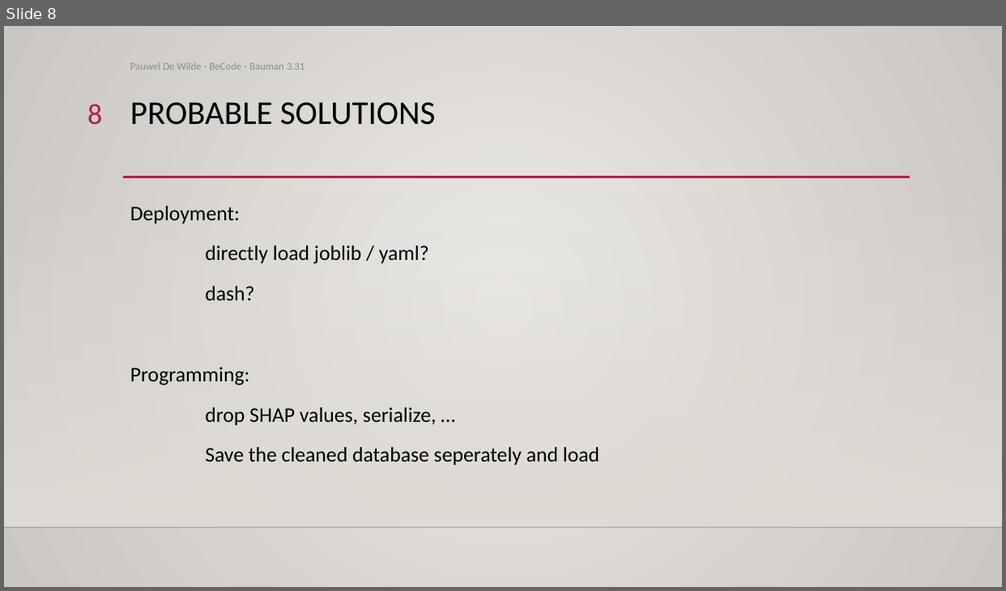
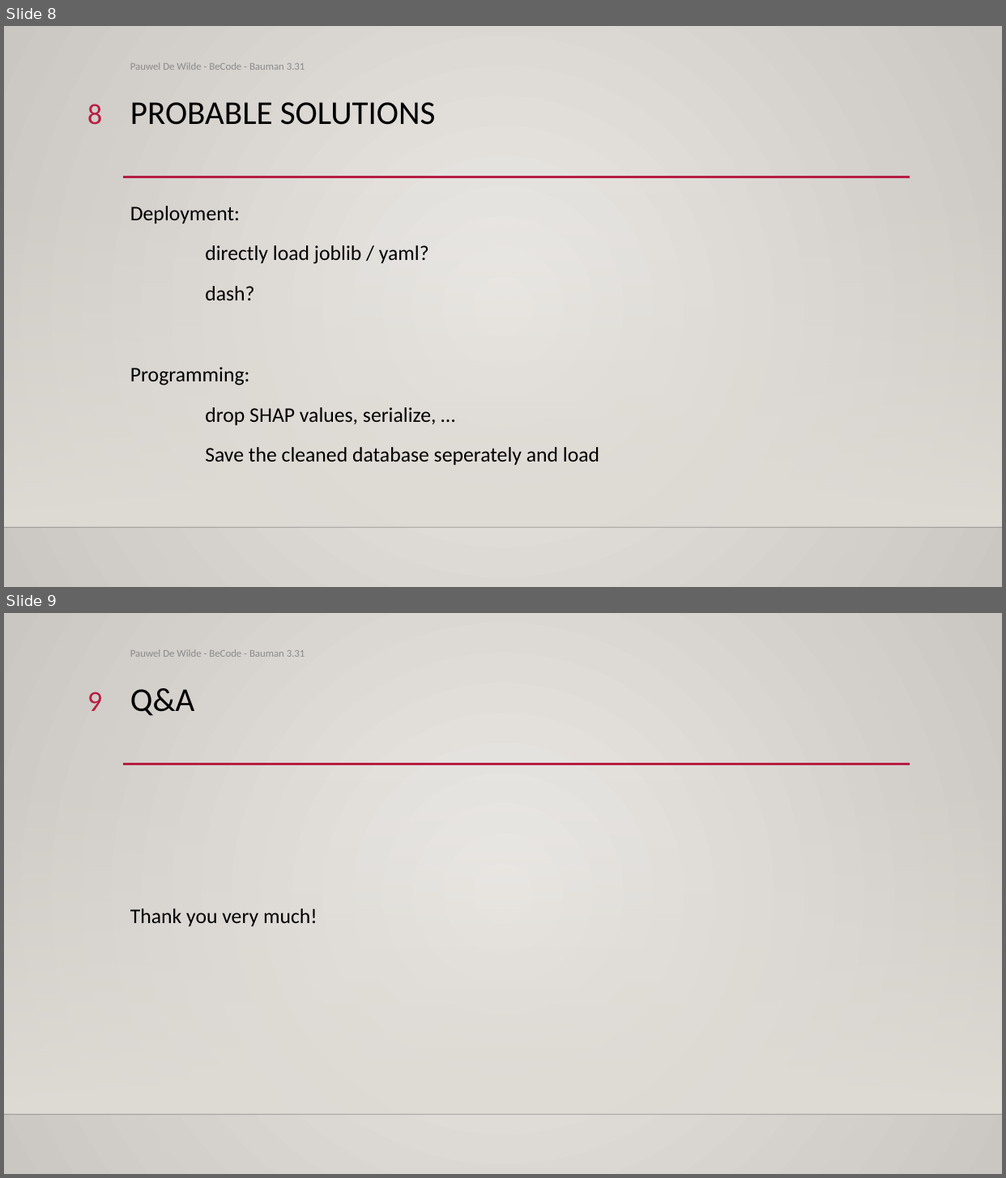
Before and after one commit to Pauwel1/Churn_Deployment, a slide deck: Bank Churners Demo.pptx. Shown one above the other, each under a label of ours: slide 8 before the commit, slides 8 and 9 after it. The pictures are 1006x591 and 1006x1178 pixels, drawn with LibreOffice and Linux fonts; fonts in the diff are those of the drawing; background and template pictures are left out. Boxes give left, top, right and bottom in pixels: in the first picture for what was removed or moved away, otherwise in the second. Text is boxed around its words. In the diff, an @@ line names an element or a change of style, - is before the commit and + after.

```diff
--- a/Bank Churners Demo.pptx
+++ b/Bank Churners Demo.pptx
@@ slide 9 added at (4,613,1002,1174), background gradient #ECEAE7 to #CAC7C1; not listed: 3 template elements that a slide beside it also shows @@
@@ text added at (130,649,305,657), 10 pt, text #8C8C8C @@
+Pauwel De Wilde - BeCode - Bauman 3.31
@@ page number added at (87,692,102,711), 28 pt, text #B71E42 @@
+9
@@ title added at (130,688,194,716), 32 pt, text #000000 @@
+Q&A
@@ text added at (130,909,317,926), 20 pt, text #000000 @@
+Thank you very much!
```
